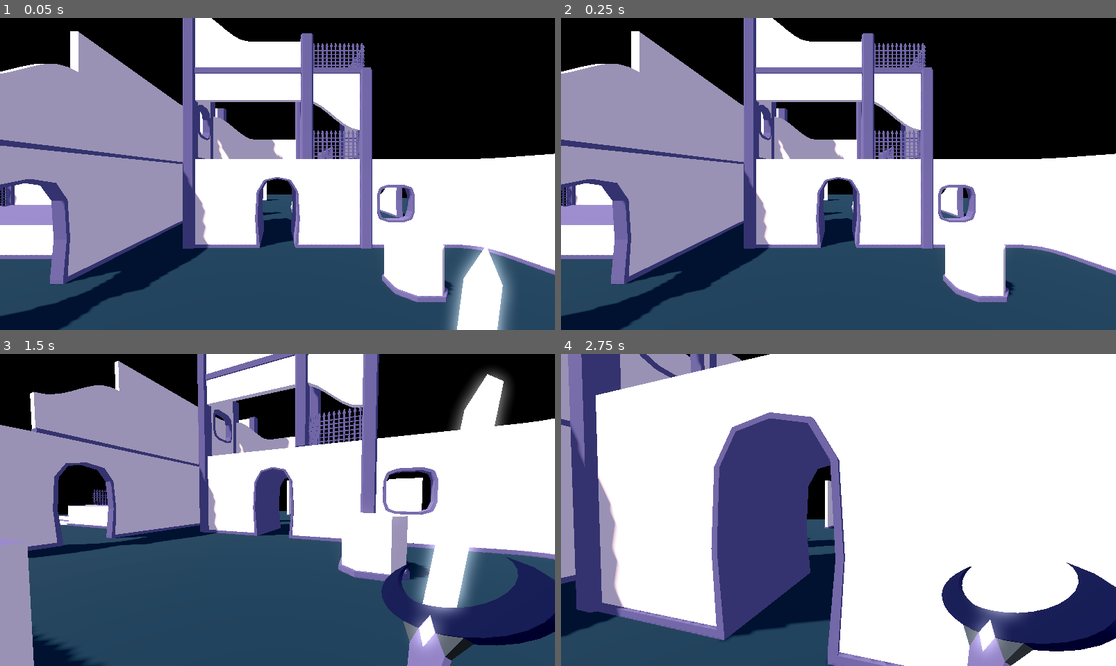
Above: before the commit, frames 1-4 (two rows, left to right).
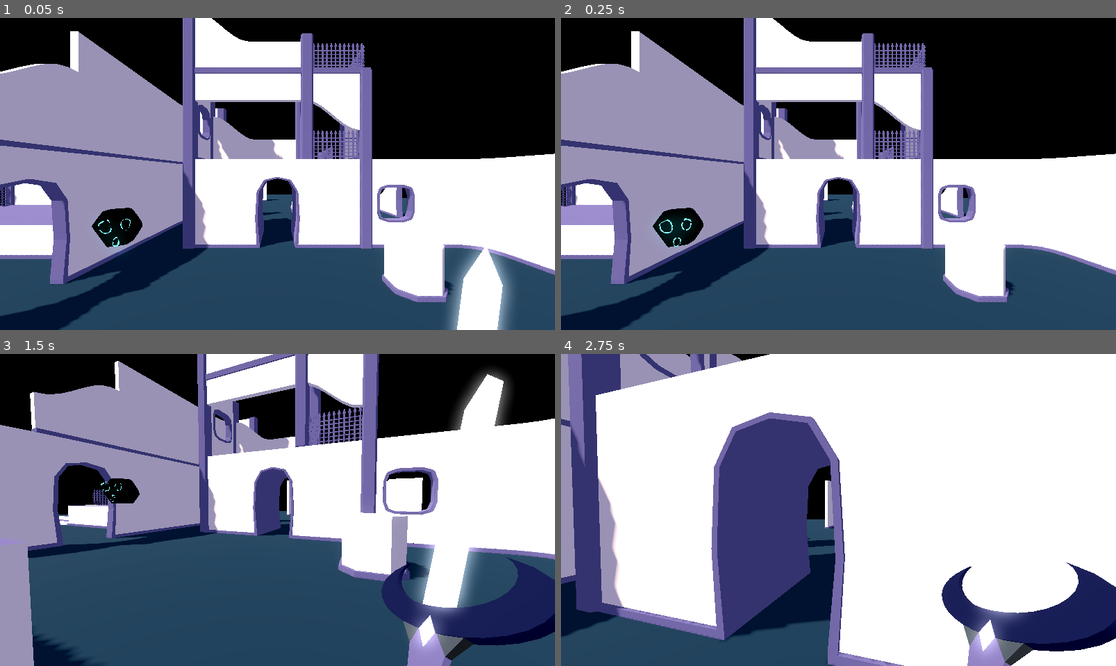
Above: after the commit, the same moments.

Repository: CANSLP/vfx-suite
Game: Godot game, scene res://scenes/test_scene.tscn
Two runs of this game, one before a commit and one after it. Both use one fixed random seed, a clock stepped at 60 frames per second and the inputs below.
Inputs (mouse positions are in pixels of both pictures, inside the frame that each line leads up to):
- Up to frame 1 (0.05 s): no input
- Up to frame 2 (0.25 s): no input
- Up to frame 3 (1.5 s): move the mouse to (399, 494) at 0.52 s; press the mouse at (399, 494) at 0.53 s; hold D (rightward) 0.53-1.28 s; tap Space (jump) at 0.77 s; move the mouse to (249, 510) at 1.27 s; release the mouse at (249, 510) at 1.28 s; hold W (forward) from 1.28 s (still down); tap Shift (crouch) at 1.35 s
- Up to frame 4 (2.75 s): keep holding W (forward); tap Space (jump) at 1.52 s; move the mouse to (849, 503) at 2.02 s; hold 1 (hand_1) from 2.03 s (still down)

The runs differ from the first frame. In frame 1, 0.8% of the frame differs, in the area x 16-26%, y 60-74%; in frame 2, 0.8%; in frame 3, 0.4%; in frame 4, nothing differs.

Commit message:
creature heat

Diff:
--- a/assets/shaders/evil_crystal.gdshader
+++ b/assets/shaders/evil_crystal.gdshader
@@ -11,15 +11,18 @@
 void fragment() {
 	vec3 v = VERTEX-NODE_POSITION_VIEW;
 	float r = length(v);
-	float edge = 1.0-pow((r-0.5)*3.5,2.0);
+	vec2 _v = v.xy;
+	float _r = 1.0-clamp(length(_v),0.0,1.0);
+	float edge = clamp(pow((r-0.4)*7.5,2.0),0.0,1.0);
 	vec3 sc;
 	sc = texture(SCREEN_TEXTURE,SCREEN_UV+(NORMAL.xy*0.05)).xyz;
 	METALLIC = 1.0;
 	ROUGHNESS = 0.0;
 	ALBEDO = vec3(0);
-	EMISSION = sc*sc*edge*0.25;
-	EMISSION += (color+vec3((edge+0.5)))*pow(glow,8.0);
-
+	EMISSION = sc*sc*edge*0.5;
+	EMISSION += clamp((color-2.0+5.0*vec3(0.2*edge+_r+pow(glow,2.0)-1.0)),0.0,1.0)*glow;
+	//EMISSION = vec3(edge);
+	//EMISSION = vec3(_r);
 }
 
 //void light() {
--- /dev/null
+++ b/classes/creature.tscn
@@ -0,0 +1,35 @@
+[gd_scene load_steps=5 format=3 uid="uid://c0qfb4liei0k6"]
+
+[ext_resource type="Script" path="res://scripts/creature.gd" id="1_0b2nl"]
+[ext_resource type="PackedScene" uid="uid://df5citw0i1ll6" path="res://classes/head.tscn" id="1_1h83e"]
+
+[sub_resource type="CapsuleShape3D" id="CapsuleShape3D_1kqsm"]
+radius = 0.25
+
+[sub_resource type="SphereShape3D" id="SphereShape3D_i0p1t"]
+
+[node name="creature" type="RigidBody3D"]
+transform = Transform3D(1, 0, 0, 0, 1, 0, 0, 0, 1, 0, 1, 0)
+collision_layer = 0
+axis_lock_angular_x = true
+axis_lock_angular_z = true
+script = ExtResource("1_0b2nl")
+
+[node name="head" parent="." instance=ExtResource("1_1h83e")]
+transform = Transform3D(0.5, 0, 0, 0, 0.5, 0, 0, 0, 0.5, 0, 0.5, 0)
+
+[node name="light" type="OmniLight3D" parent="head"]
+transform = Transform3D(2, 0, 0, 0, 2, 0, 0, 0, 2, 0, 0, 0)
+light_color = Color(0, 1, 1, 1)
+light_energy = 0.0
+omni_range = 3.0
+
+[node name="collider" type="CollisionShape3D" parent="."]
+shape = SubResource("CapsuleShape3D_1kqsm")
+
+[node name="head_area" type="Area3D" parent="."]
+transform = Transform3D(1, 0, 0, 0, 1, 0, 0, 0, 1, 0, 0.5, 0)
+collision_layer = 128
+
+[node name="CollisionShape3D" type="CollisionShape3D" parent="head_area"]
+shape = SubResource("SphereShape3D_i0p1t")
--- a/classes/head.tscn
+++ b/classes/head.tscn
@@ -10,7 +10,7 @@
 render_priority = 0
 shader = ExtResource("2_30y86")
 shader_parameter/glow = 0.0
-shader_parameter/color = Vector3(0.25, 5, 5)
+shader_parameter/color = Vector3(1, 2, 2)
 
 [sub_resource type="ShaderMaterial" id="ShaderMaterial_hrpsp"]
 render_priority = 0
--- a/scenes/test_scene.tscn
+++ b/scenes/test_scene.tscn
@@ -21,6 +21,7 @@
 [ext_resource type="PackedScene" uid="uid://db0rbr61h7al2" path="res://classes/props/architecture/fence.tscn" id="19_nap46"]
 [ext_resource type="PackedScene" uid="uid://ew3hx62suldr" path="res://classes/props/architecture/floor.tscn" id="20_bj00v"]
 [ext_resource type="PackedScene" uid="uid://4dgl6tbk2piw" path="res://classes/props/architecture/wall_unit.tscn" id="21_sdvdq"]
+[ext_resource type="PackedScene" uid="uid://c0qfb4liei0k6" path="res://classes/creature.tscn" id="22_peeav"]
 
 [sub_resource type="Environment" id="Environment_ky6rn"]
 background_mode = 1
@@ -420,3 +421,6 @@
 [node name="props" type="Node3D" parent="."]
 
 [node name="item bin" type="Node3D" parent="."]
+
+[node name="creature" parent="." instance=ExtResource("22_peeav")]
+transform = Transform3D(-0.5, 0, 0.866025, 0, 1, 0, -0.866025, 0, -0.5, -3.03211, 1, -3.8857)
--- /dev/null
+++ b/scripts/creature.gd
@@ -0,0 +1,29 @@
+class_name Creature extends RigidBody3D
+
+var heat : float = 0.0
+var head_mat : Material
+
+var shot = false
+
+# Called when the node enters the scene tree for the first time.
+func _ready():
+	head_mat = $head/Icosphere.material_override
+	head_mat = head_mat.duplicate()
+	$head/Icosphere.material_override = head_mat
+
+
+# Called every frame. 'delta' is the elapsed time since the previous frame.
+func _process(delta):
+	if shot:
+		shot = false
+		heat += delta
+	else:
+		heat -= delta*0.5
+	heat = clamp(heat,0,1)
+	$head/Icosphere.set_blend_shape_value(0,heat)
+	$head/Icosphere.scale = Vector3(1,1,1)*(1+0.25*pow(heat,5.0))
+	head_mat.set("shader_parameter/glow",pow(heat,3.0))
+	$head/light.light_energy = pow(heat,5.0)*2.5
+
+func shoot():
+	shot = true
--- a/scripts/player.gd
+++ b/scripts/player.gd
@@ -187,6 +187,18 @@
 		return [collision.position,true]
 	else:
 		return [$camera.global_position - $camera.global_transform.basis.z * range,false]
+
+func get_shoot_areas(range : float):
+	var space = get_world_3d().direct_space_state
+	var query = PhysicsRayQueryParameters3D.create($camera.global_position,
+			$camera.global_position - $camera.global_transform.basis.z * range)
+	query.collide_with_areas = true
+	var collision = space.intersect_ray(query)
+	var collider = collision.get("collider")
+	if collider != null && collision.collider.collision_layer == 128:
+		return collider
+	else:
+		return null
 
 #click on target
 func interact():
--- a/scripts/player_hand.gd
+++ b/scripts/player_hand.gd
@@ -112,3 +112,6 @@
 	var shoot_target = target[0]
 	$wand.shoot_target = target[0]
 	$wand.hit = target[1]
+	var areas = player.get_shoot_areas((target[0]-$wand.global_position).length())
+	if areas != null:
+		areas.get_parent().shoot()
Not shown: 1 places in scenes/test_scene.tscn that only renumber resources
